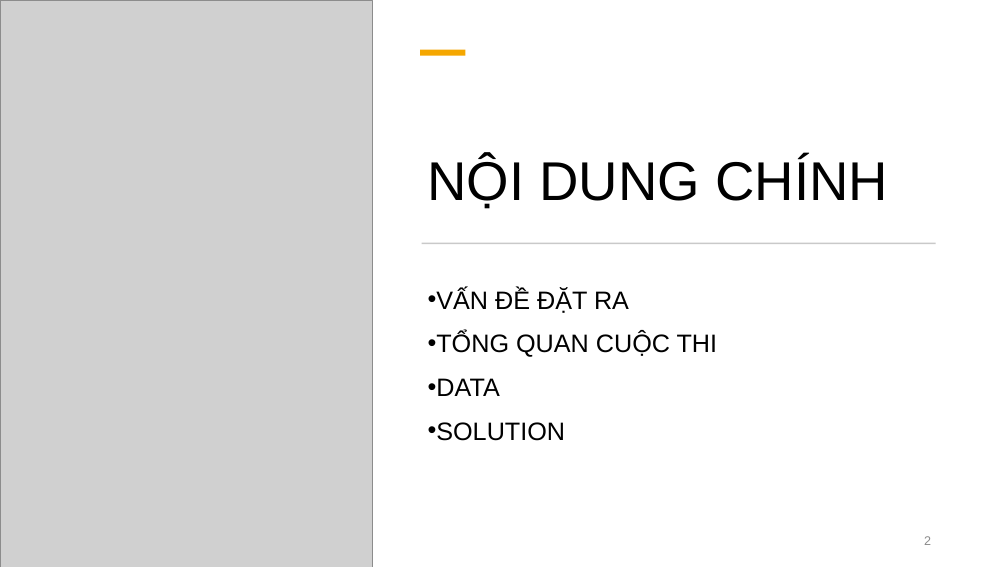
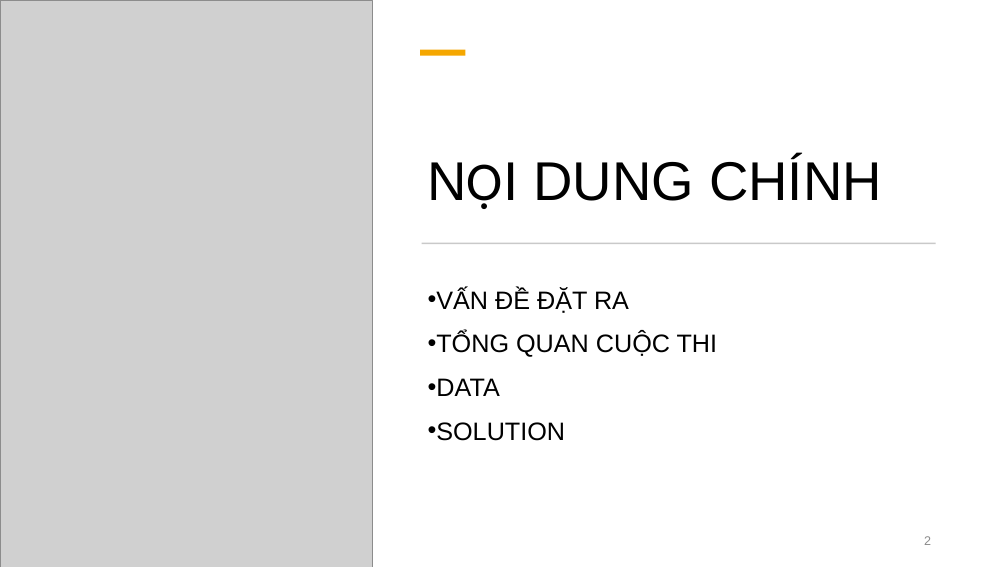
Before and after one commit to pdthuc/Project-Applied_Data_Science, a slide deck: slide 2 of Presentation/GIỚI THIỆU ĐỀ TÀI.pptx. Drawn at 1008x567 pixels with LibreOffice and Linux fonts; fonts in the diff are those of the drawing; grey boxes stand for pictures. Boxes give left, top, right and bottom in pixels: in the first picture for what was removed or moved away, otherwise in the second. Text is boxed around its words. In the diff, an @@ line names an element or a change of style, - is before the commit and + after.

```diff
--- a/Presentation/GIỚI THIỆU ĐỀ TÀI.pptx
+++ b/Presentation/GIỚI THIỆU ĐỀ TÀI.pptx
@@ title "NỘI DUNG CHÍNH" at (428, 157, 882, 209): font Arial to Calibri in "NỘI" @@
```
Also in this commit, not shown: 4 other slides changed, 8 slides added, 1 slide removed.
